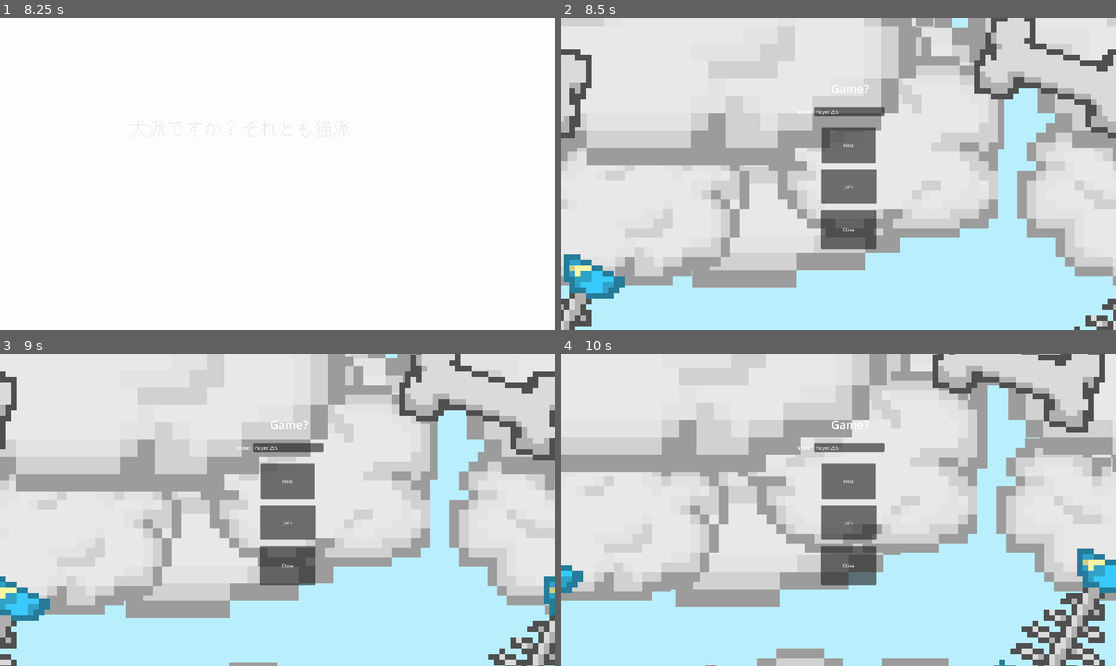
Above: before the commit, frames 1-4 (two rows, left to right).
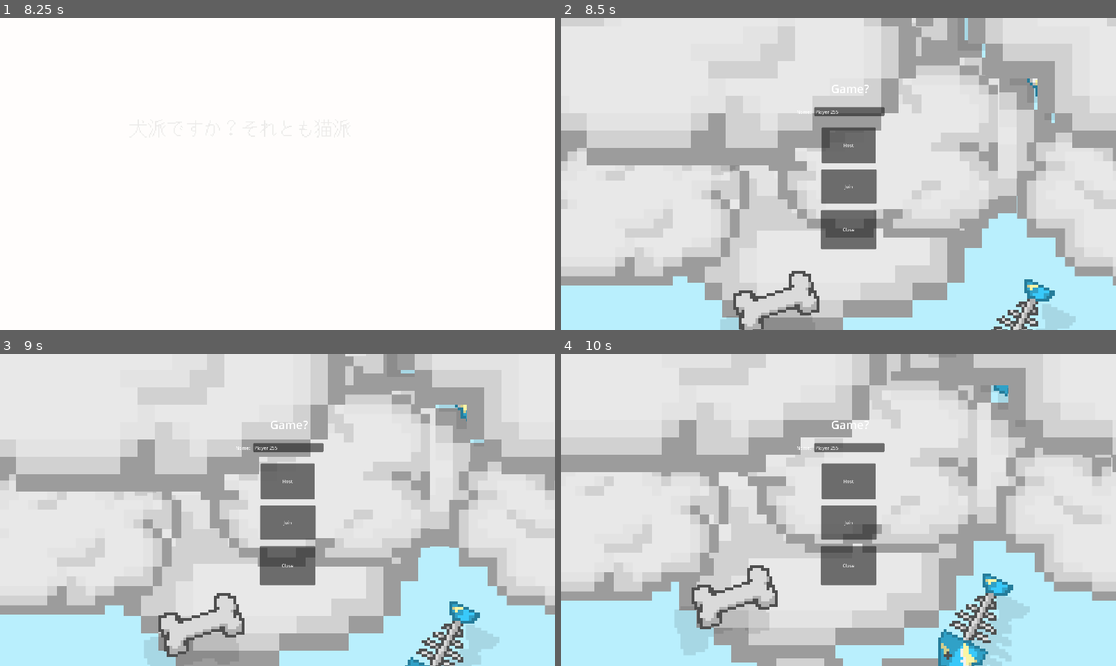
Above: after the commit, the same moments.

Repository: pvmathew/denliner
Game: Godot game, scene res://Scenes/game.tscn
The game is run twice, just before and just after one commit, with the same random seed, the same clock (stepped at 60 frames per second) and the same inputs.
Inputs (mouse positions are in pixels of both pictures, inside the frame that each line leads up to):
- Up to frame 1 (8.25 s): tap Enter at 0.5, 6.5 s; move the mouse to (399, 158) at 0.52 s; click (399, 158) at 0.67 s; move the mouse to (166, 189) at 1.27 s; click (166, 189) at 1.42 s; tap Space at 2 s; move the mouse to (333, 105) at 2.02 s; click (333, 105) at 2.17 s; move the mouse to (249, 236) at 2.77 s; click (249, 236) at 2.92 s; move the mouse to (444, 220) at 3.52 s; click (444, 220) at 3.67 s; click (238, 170) at 4.27 s; type "Alex" at 4.35 s; click "OK" at 5 s; click "OK" at 5.75 s; move the mouse to (111, 127) at 6.52 s; click (111, 127) at 6.67 s; move the mouse to (305, 174) at 7.27 s; click (305, 174) at 7.42 s; move the mouse to (194, 96) at 8.02 s; click (194, 96) at 8.17 s
- Up to frame 2 (8.5 s): no input
- Up to frame 3 (9 s): move the mouse to (399, 494) at 8.77 s; click (399, 494) at 8.92 s
- Up to frame 4 (10 s): move the mouse to (727, 525) at 9.52 s; click (727, 525) at 9.67 s

Frame 1 is identical in both runs. In frame 2, 19% of the frame differs, in the area x 0-100%, y 0-100%; in frame 3, 21%; in frame 4, 23%.

Commit message:
Make bg pattern more varied

Diff:
--- /dev/null
+++ b/Scenes/UI/MainMenu/BGPatternShadow.gd
@@ -0,0 +1,5 @@
+extends TextureRect
+
+func _ready():
+	var shadow_material = self.material
+	shadow_material.set_shader_parameter("background_texture", $"../TextureRect3".material)
--- a/Scenes/UI/MainMenu/main_menu.tscn
+++ b/Scenes/UI/MainMenu/main_menu.tscn
@@ -1,27 +1,47 @@
-[gd_scene load_steps=12 format=3 uid="uid://ns22uoxll5vd"]
+[gd_scene load_steps=16 format=3 uid="uid://ns22uoxll5vd"]
 
 [ext_resource type="Script" path="res://Scenes/UI/MainMenu/main_menu.gd" id="1_1qi15"]
 [ext_resource type="Shader" path="res://Scenes/UI/MainMenu/scroll.gdshader" id="2_f4os3"]
 [ext_resource type="Texture2D" uid="uid://dhxvrche28fmd" path="res://Assets/Sprites/cloud-1.png" id="3_nbu18"]
-[ext_resource type="Texture2D" uid="uid://cqn51d7e4k0su" path="res://Assets/Sprites/pattern.png" id="3_wqehi"]
 [ext_resource type="Texture2D" uid="uid://dori7xs3pfvur" path="res://Assets/Sprites/cloud-pattern.png" id="4_chnil"]
 [ext_resource type="Texture2D" uid="uid://c7s3xoiatlvmf" path="res://Assets/Sprites/cloud-2.png" id="5_sg88r"]
+[ext_resource type="Shader" path="res://Scenes/UI/MainMenu/scroll-shadowing.gdshader" id="7_dl8gp"]
+[ext_resource type="Script" path="res://Scenes/UI/MainMenu/BGPatternShadow.gd" id="8_3g4m6"]
+[ext_resource type="Texture2D" uid="uid://cmsnomq4cfg36" path="res://Assets/Sprites/pattern-2.png" id="9_knln7"]
 
 [sub_resource type="ShaderMaterial" id="ShaderMaterial_bp116"]
 shader = ExtResource("2_f4os3")
-shader_parameter/speed = 0.02
+shader_parameter/speed = 0.01
+shader_parameter/transparency_threshold = 0.1
 
 [sub_resource type="ShaderMaterial" id="ShaderMaterial_5a352"]
 shader = ExtResource("2_f4os3")
 shader_parameter/speed = 0.025
+shader_parameter/transparency_threshold = 0.1
+
+[sub_resource type="ShaderMaterial" id="ShaderMaterial_ad0cy"]
+shader = ExtResource("7_dl8gp")
+shader_parameter/speed = 0.035
+shader_parameter/transparency_threshold = 0.1
+shader_parameter/shadow_offset = Vector2(0.05, 0.05)
+shader_parameter/shadow_color = Vector4(0, 0, 0, 0.1)
+
+[sub_resource type="ShaderMaterial" id="ShaderMaterial_ptbtu"]
+shader = ExtResource("7_dl8gp")
+shader_parameter/speed = 0.05
+shader_parameter/transparency_threshold = 0.1
+shader_parameter/shadow_offset = Vector2(0.05, 0.025)
+shader_parameter/shadow_color = Vector4(0, 0, 0, 0.1)
+
+[sub_resource type="ShaderMaterial" id="ShaderMaterial_g8r6q"]
+shader = ExtResource("2_f4os3")
+shader_parameter/speed = 0.05
+shader_parameter/transparency_threshold = 0.1
 
 [sub_resource type="ShaderMaterial" id="ShaderMaterial_hor4t"]
 shader = ExtResource("2_f4os3")
 shader_parameter/speed = 0.035
-
-[sub_resource type="ShaderMaterial" id="ShaderMaterial_g8r6q"]
-shader = ExtResource("2_f4os3")
-shader_parameter/speed = 0.05
+shader_parameter/transparency_threshold = 0.1
 
 [sub_resource type="Theme" id="Theme_tbfaw"]
 default_font_size = 40
@@ -45,7 +65,7 @@
 color = Color(0.72549, 0.937255, 0.992157, 1)
 
 [node name="TextureRect2" type="TextureRect" parent="."]
-texture_repeat = 2
+texture_repeat = 3
 material = SubResource("ShaderMaterial_bp116")
 layout_mode = 1
 anchors_preset = 15
@@ -68,9 +88,9 @@
 texture = ExtResource("4_chnil")
 stretch_mode = 6
 
-[node name="TextureRect" type="TextureRect" parent="."]
+[node name="TextureRectShadow" type="TextureRect" parent="."]
 texture_repeat = 2
-material = SubResource("ShaderMaterial_hor4t")
+material = SubResource("ShaderMaterial_ad0cy")
 layout_mode = 1
 anchors_preset = 15
 anchor_right = 1.0
@@ -79,6 +99,22 @@
 grow_vertical = 2
 texture = ExtResource("5_sg88r")
 stretch_mode = 6
+
+[node name="BGPatternShadow" type="TextureRect" parent="."]
+texture_repeat = 2
+material = SubResource("ShaderMaterial_ptbtu")
+layout_mode = 1
+anchors_preset = 15
+anchor_right = 1.0
+anchor_bottom = 1.0
+offset_right = -860.0
+offset_bottom = -440.0
+grow_horizontal = 2
+grow_vertical = 2
+scale = Vector2(2, 2)
+texture = ExtResource("9_knln7")
+stretch_mode = 6
+script = ExtResource("8_3g4m6")
 
 [node name="BGPattern" type="TextureRect" parent="."]
 texture_repeat = 2
@@ -92,7 +128,19 @@
 grow_horizontal = 2
 grow_vertical = 2
 scale = Vector2(2, 2)
-texture = ExtResource("3_wqehi")
+texture = ExtResource("9_knln7")
+stretch_mode = 6
+
+[node name="TextureRect3" type="TextureRect" parent="."]
+texture_repeat = 2
+material = SubResource("ShaderMaterial_hor4t")
+layout_mode = 1
+anchors_preset = 15
+anchor_right = 1.0
+anchor_bottom = 1.0
+grow_horizontal = 2
+grow_vertical = 2
+texture = ExtResource("5_sg88r")
 stretch_mode = 6
 
 [node name="Title" type="Label" parent="."]
--- /dev/null
+++ b/Scenes/UI/MainMenu/scroll-shadowing.gdshader
@@ -0,0 +1,28 @@
+shader_type canvas_item;
+
+uniform float speed = 0.1;
+uniform float transparency_threshold = 0.1; // Define your threshold value here
+uniform vec2 shadow_offset = vec2(0.02, 0.02); // Adjust to change shadow offset
+uniform vec4 shadow_color = vec4(0.0, 0.0, 0.0, 0.5); // Adjust to change shadow color
+uniform sampler2D background_texture; // Reference to the background texture
+
+void vertex() {
+    UV.x += TIME * speed;
+    UV.y += TIME * speed;
+}
+
+void fragment() {
+    vec2 uv_shadow = UV + shadow_offset;
+    vec4 colored_shadow = texture(TEXTURE, uv_shadow) * shadow_color;
+
+    // Sample the background texture at the same UV coordinates
+    vec4 color_background = texture(background_texture, UV);
+
+    // Check if the background texture is not fully transparent
+    if (color_background.a > transparency_threshold) {
+        COLOR = colored_shadow;
+
+	} else {
+	        discard; // Do not render the shadow if there's no background
+	    }
+}
--- a/Scenes/UI/MainMenu/scroll.gdshader
+++ b/Scenes/UI/MainMenu/scroll.gdshader
@@ -1,8 +1,14 @@
 shader_type canvas_item;
 
 uniform float speed = 0.1;
+uniform float transparency_threshold = 0.1; // Define your threshold value here
 
 void vertex() {
-	UV.x += TIME * speed;
-	UV.y += TIME * speed;
+    UV.x += TIME * speed;
+    UV.y += TIME * speed;
 }
+
+//void fragment() {
+    //vec4 color_main = texture(TEXTURE, UV);
+    //COLOR = color_main;
+//}
Binary file added: Assets/Sprites/pattern-2.aseprite
Binary file added: Assets/Sprites/pattern-2.png
Not shown, added: Assets/Sprites/pattern-2.png.import
